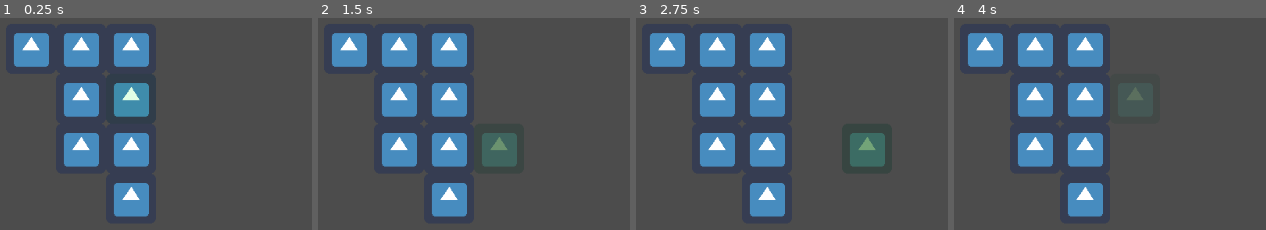
Above: before the commit, frames 1-4 (left to right).
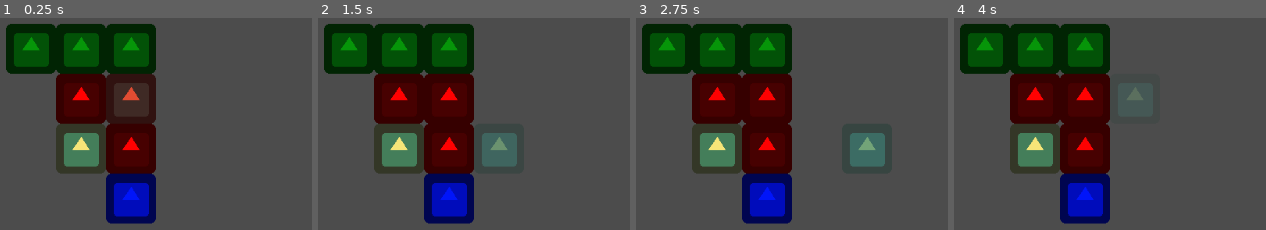
Above: after the commit, the same moments.

Repository: amckendry2/sokoban-cargo
Game: Godot game, scene res://Docks.tscn
The game is run twice, just before and just after one commit, with the same random seed, the same clock (stepped at 60 frames per second) and the same inputs. The engine's default icon, where the game draws it, is replaced by a stand-in: a white triangle on a blue panel in a dark square.
Inputs:
- Up to frame 1 (0.25 s): no input
- Up to frame 2 (1.5 s): tap Enter at 0.5 s; hold D (move_right) 0.53-1.28 s; tap Space (select_block) at 0.6, 1.25, 1.35 s; hold S (move_down) from 1.28 s (still down)
- Up to frame 3 (2.75 s): tap Enter at 2 s; release S (move_down) at 2.03 s; hold D (move_right) from 2.03 s (still down); tap Space (select_block) at 2.1 s
- Up to frame 4 (4 s): tap Space (select_block) at 2.75, 2.85, 3.6 s; release D (move_right) at 2.78 s; hold W (move_up) 2.78-3.53 s; tap Enter at 3.5 s; hold A (move_left) from 3.53 s (still down)

The runs differ from the first frame. In frame 1, 30% of the frame differs, in the area x 1-50%, y 2-98%; in frame 2, 30%; in frame 3, 30%; in frame 4, 30%.

Commit message:
initial commit

Diff:
--- a/BlockGrid.gd
+++ b/BlockGrid.gd
@@ -57,7 +57,11 @@
 			direction_name = "MoveDown"
 		BlockLogic.MoveDirection.WEST:
 			direction_name = "MoveLeft"
-	clear_blocks(moved_blocks)
+	var cleared_blocks_by_color = BlockLogic.partitionTilesByColor(moved_blocks)
+	$RedGrid.clear_blocks(cleared_blocks_by_color["redBlocks"])
+	$BlueGrid.clear_blocks(cleared_blocks_by_color["blueBlocks"])
+	$GreenGrid.clear_blocks(cleared_blocks_by_color["greenBlocks"])
+	$YellowGrid.clear_blocks(cleared_blocks_by_color["yellowBlocks"])
 	for block in moved_blocks:
 		var animated_block = animated_block_group_scene.instance()
 		for cell in block["cells"]:
@@ -79,13 +83,15 @@
 	update_state()
 	emit_signal("push_ended")
 
-
 func update_state():
-	clear()
+	$RedGrid.clear()
+	$BlueGrid.clear()
+	$GreenGrid.clear()
+	$YellowGrid.clear()
 	block_state = next_block_state
-	add_blocks(block_state)
-
-
-
-func _on_UpdateTimer_timeout():
-	pass # Replace with function body.
+	var color_separated_new_state = BlockLogic.partitionTilesByColor(block_state)
+	$RedGrid.add_blocks(color_separated_new_state["redBlocks"])
+	$BlueGrid.add_blocks(color_separated_new_state["blueBlocks"])
+	$GreenGrid.add_blocks(color_separated_new_state["greenBlocks"])
+	$YellowGrid.add_blocks(color_separated_new_state["yellowBlocks"])
+#	add_blocks(block_state)
--- a/Docks.tscn
+++ b/Docks.tscn
@@ -1,9 +1,10 @@
-[gd_scene load_steps=8 format=2]
+[gd_scene load_steps=13 format=2]
 
 [ext_resource path="res://icon.png" type="Texture" id=1]
 [ext_resource path="res://SelectionGrid.gd" type="Script" id=2]
 [ext_resource path="res://Docks.gd" type="Script" id=3]
-[ext_resource path="res://BlockGrid.gd" type="Script" id=6]
+[ext_resource path="res://BlockGrid.gd" type="Script" id=4]
+[ext_resource path="res://DynamicTileMap.gd" type="Script" id=6]
 
 [sub_resource type="TileSet" id=1]
 0/name = "icon.png 0"
@@ -54,6 +55,70 @@
 0/shapes = [  ]
 0/z_index = 0
 
+[sub_resource type="TileSet" id=4]
+0/name = "icon.png 0"
+0/texture = ExtResource( 1 )
+0/tex_offset = Vector2( 0, 0 )
+0/modulate = Color( 1, 1, 1, 1 )
+0/region = Rect2( 0, 0, 64, 64 )
+0/tile_mode = 0
+0/occluder_offset = Vector2( 0, 0 )
+0/navigation_offset = Vector2( 0, 0 )
+0/shape_offset = Vector2( 0, 0 )
+0/shape_transform = Transform2D( 1, 0, 0, 1, 0, 0 )
+0/shape_one_way = false
+0/shape_one_way_margin = 0.0
+0/shapes = [  ]
+0/z_index = 0
+
+[sub_resource type="TileSet" id=5]
+0/name = "icon.png 0"
+0/texture = ExtResource( 1 )
+0/tex_offset = Vector2( 0, 0 )
+0/modulate = Color( 1, 1, 1, 1 )
+0/region = Rect2( 0, 0, 64, 64 )
+0/tile_mode = 0
+0/occluder_offset = Vector2( 0, 0 )
+0/navigation_offset = Vector2( 0, 0 )
+0/shape_offset = Vector2( 0, 0 )
+0/shape_transform = Transform2D( 1, 0, 0, 1, 0, 0 )
+0/shape_one_way = false
+0/shape_one_way_margin = 0.0
+0/shapes = [  ]
+0/z_index = 0
+
+[sub_resource type="TileSet" id=6]
+0/name = "icon.png 0"
+0/texture = ExtResource( 1 )
+0/tex_offset = Vector2( 0, 0 )
+0/modulate = Color( 1, 1, 1, 1 )
+0/region = Rect2( 0, 0, 64, 64 )
+0/tile_mode = 0
+0/occluder_offset = Vector2( 0, 0 )
+0/navigation_offset = Vector2( 0, 0 )
+0/shape_offset = Vector2( 0, 0 )
+0/shape_transform = Transform2D( 1, 0, 0, 1, 0, 0 )
+0/shape_one_way = false
+0/shape_one_way_margin = 0.0
+0/shapes = [  ]
+0/z_index = 0
+
+[sub_resource type="TileSet" id=7]
+0/name = "icon.png 0"
+0/texture = ExtResource( 1 )
+0/tex_offset = Vector2( 0, 0 )
+0/modulate = Color( 1, 1, 1, 1 )
+0/region = Rect2( 0, 0, 64, 64 )
+0/tile_mode = 0
+0/occluder_offset = Vector2( 0, 0 )
+0/navigation_offset = Vector2( 0, 0 )
+0/shape_offset = Vector2( 0, 0 )
+0/shape_transform = Transform2D( 1, 0, 0, 1, 0, 0 )
+0/shape_one_way = false
+0/shape_one_way_margin = 0.0
+0/shapes = [  ]
+0/z_index = 0
+
 [node name="PlayGrid" type="Node2D"]
 script = ExtResource( 3 )
 
@@ -79,5 +144,29 @@
 wait_time = 0.5
 one_shot = true
 
+[node name="RedGrid" type="TileMap" parent="BlockGrid"]
+modulate = Color( 1, 0.00392157, 0.00392157, 1 )
+tile_set = SubResource( 4 )
+format = 1
+script = ExtResource( 6 )
+
+[node name="BlueGrid" type="TileMap" parent="BlockGrid"]
+modulate = Color( 0, 0.0823529, 0.980392, 1 )
+tile_set = SubResource( 5 )
+format = 1
+script = ExtResource( 6 )
+
+[node name="GreenGrid" type="TileMap" parent="BlockGrid"]
+modulate = Color( 0.0235294, 0.584314, 0.0352941, 1 )
+tile_set = SubResource( 6 )
+format = 1
+script = ExtResource( 6 )
+
+[node name="YellowGrid" type="TileMap" parent="BlockGrid"]
+modulate = Color( 0.964706, 0.898039, 0.470588, 1 )
+tile_set = SubResource( 7 )
+format = 1
+script = ExtResource( 6 )
+
 [connection signal="push_ended" from="BlockGrid" to="." method="_on_BlockGrid_push_ended"]
 [connection signal="timeout" from="BlockGrid/UpdateTimer" to="BlockGrid" method="animation_ended"]
Not shown: 1 places in Docks.tscn that only renumber resources
